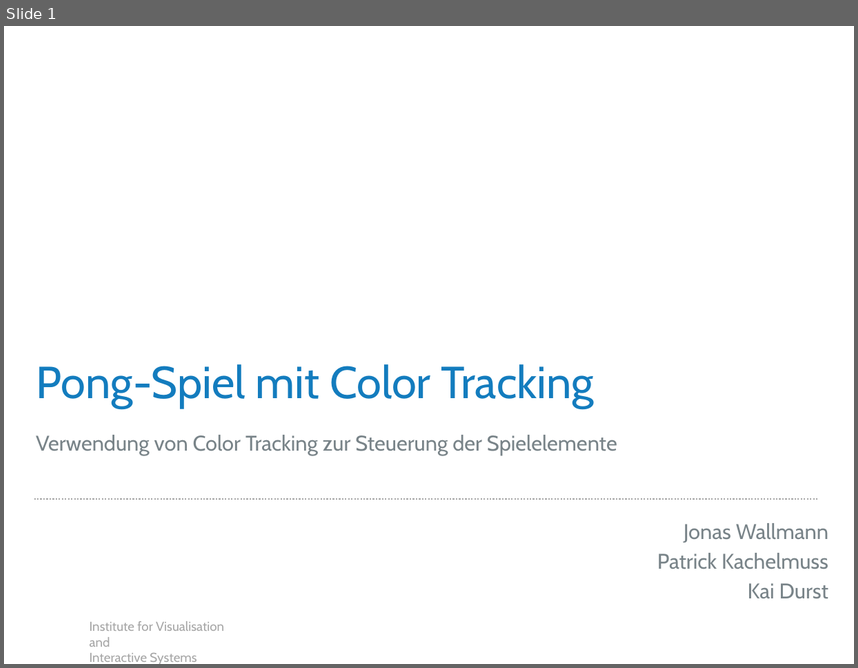
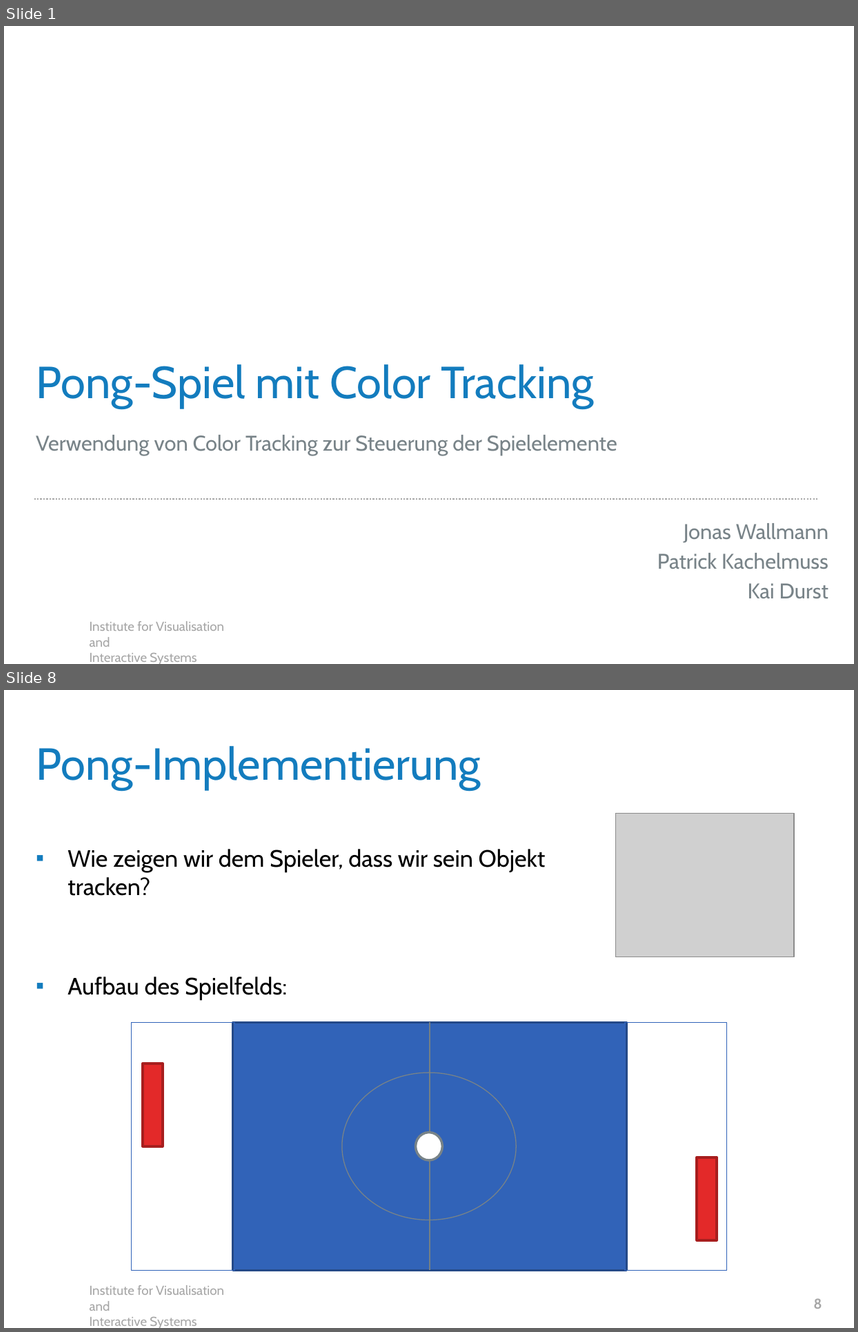
Before and after one commit to JonasJW/color-tracking-miniproject, a slide deck: template.pptx. Shown one above the other, each under a label of ours: slide 1 before the commit, slides 1 and 8 after it; the slides between them are not shown. The pictures are 858x668 and 858x1332 pixels, drawn with LibreOffice and Linux fonts; fonts in the diff are those of the drawing; grey boxes stand for pictures; background and template pictures are left out. Boxes give left, top, right and bottom in pixels: in the first picture for what was removed or moved away, otherwise in the second. Text is boxed around its words. In the diff, an @@ line names an element or a change of style, - is before the commit and + after.

Commit message:
Ergänzung Pong

```diff
--- a/template.pptx
+++ b/template.pptx
@@ slide 8 added at [4, 690, 854, 1328], background #FFFFFF; not listed: 1 template element that a slide beside it also shows @@
@@ title added at [36, 746, 481, 790], 38 pt, text #137CBE @@
+Pong-Implementierung
@@ picture added at [615, 814, 794, 957] @@
@@ text added at [67, 849, 546, 1000], 20 pt, text #000000 @@
+▪ Wie zeigen wir dem Spieler, dass wir sein Objekt
+  tracken?
+▪ Aufbau des Spielfelds:
@@ group added at [132, 1023, 727, 1270]: 5 rectangles, 2 ellipses, 1 line @@
@@ page number added at [813, 1298, 822, 1308], 12 pt, text #A6A6A6, bold @@
+8
```
Also in this commit, not shown: 6 slides changed, 5 other slides added.
